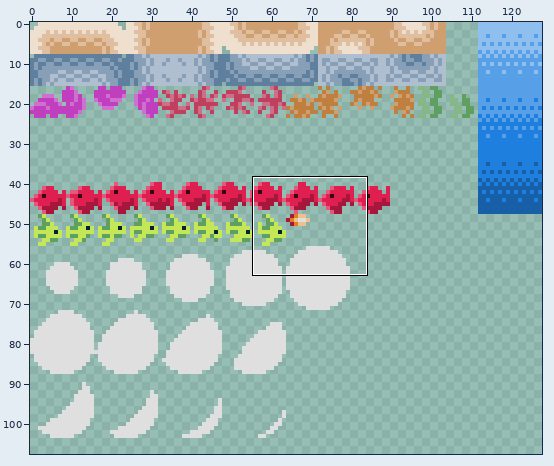
Sprite sheet: data/page0.png. The picture above shows the old version from afar; the outline marks the close-up.
Close-up. Before:
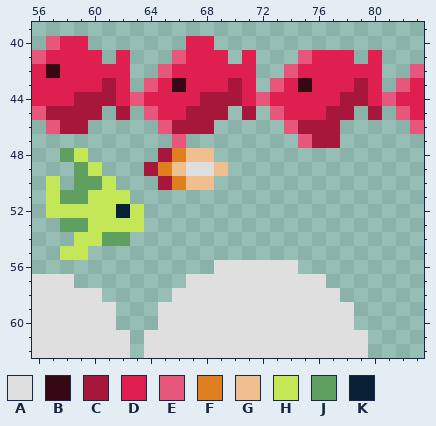
The file is 128x128 pixels. Shown: x 56..83, y 39..62. The wide view leaves out empty margins.
Palette (. is transparent): A #dfdfdf  B #370713  C #a7173b  D #df1f4f  E #e7577b  F #df7f1f  G #efbf8f  H #c3e757  J #5f9f5f  K #071f37
Pixels before, first column x 56:
40 .EDD.......DD...............
41 EDDDD.D...EDDD.D...EDDD.D...
42 DBDDDDD..EDDDDDD..EDDDDDD..E
43 DDDDDCD.EDBDDDCD.EDBDDDCD.ED
44 DDDCCCDEDDDDCCCDEDDDDDCCDEDD
45 ECCCC.C.EDDCCC.C.EDDDCC.C.ED
46 .ECC.....ECCC.....ECCC.....E
47 ..........E........ECC......
48 ..JH.....CFGG...............
49 ...JH...CFGAAG..............
50 .H.JJH...CFGG...............
51 .HJJHHH.....................
52 .HHHHHKH....................
53 ..JJHHHH....................
54 ...HHJJ.....................
55 ..HH........................
56 .............AAAAAA.........
57 AAA........AAAAAAAAAA.......
58 AAAAA.....AAAAAAAAAAAA......
59 AAAAAA...AAAAAAAAAAAAAA.....
60 AAAAAA...AAAAAAAAAAAAAA.....
61 AAAAAAA.AAAAAAAAAAAAAAAA....
62 AAAAAAA.AAAAAAAAAAAAAAAA....
The same view after the edit:
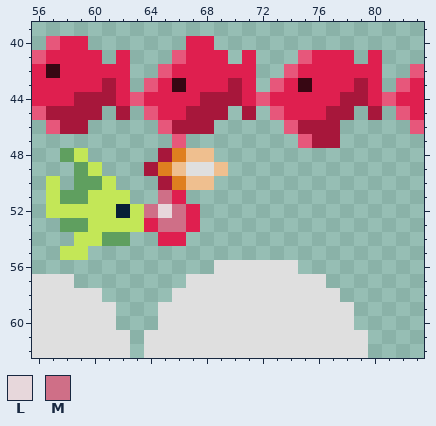
Colours new in this view: L #e7d7db  M #cf6f87
The edit:
Changed rows in their new state; - is an unchanged pixel.
first column x 64:
51 -MD-
52 MLMD
53 DMMD
54 -DD-
